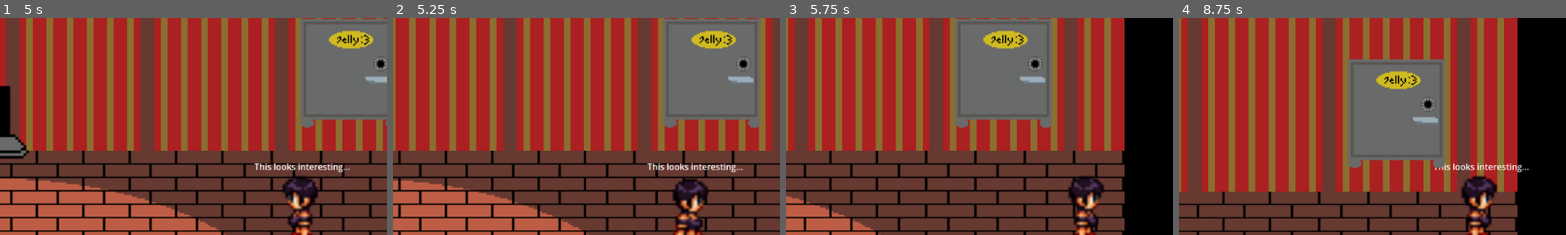
Above: before the commit, frames 1-4 (left to right).
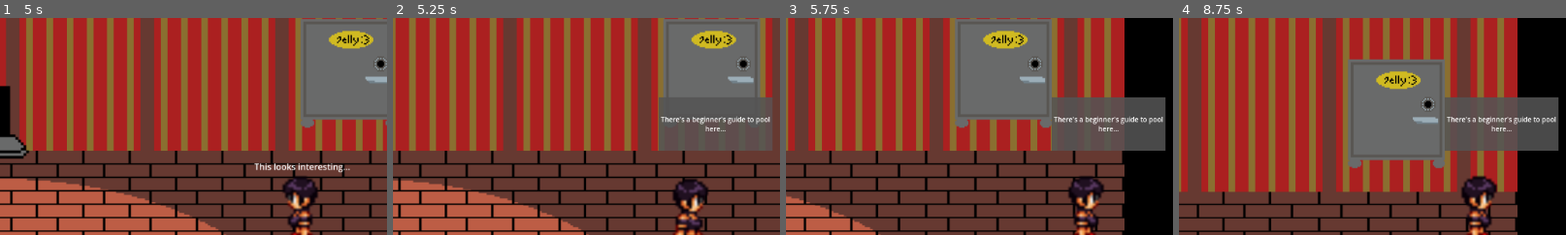
Above: after the commit, the same moments.

Repository: CISC204-S26/hw4-claralg-khardy
Game: Godot game, scene res://Scenes/parlor.tscn
Same seed, same stepped clock (60 frames per second), same inputs: the game is played once before the commit and once after it. This scene is started directly instead of the project's main scene.
Inputs:
- Up to frame 1 (5 s): tap Enter at 0.5 s; hold D (walk_right) 0.53-2.03 s; tap E (interact) every 0.75 s from 0.6 to 4.35 s; tap W (walk_up) at 0.77, 1.52, 3.02, 3.77, 4.52 s; hold A (walk_left) 2.03-2.78 s; hold D (walk_right) 2.78-4.28 s; hold A (walk_left) from 4.28 s (still down)
- Up to frame 2 (5.25 s): release A (walk_left) at 5.03 s; hold D (walk_right) from 5.03 s (still down); tap E (interact) at 5.1 s
- Up to frame 3 (5.75 s): keep holding D (walk_right)
- Up to frame 4 (8.75 s): release D (walk_right) at 5.78 s; hold A (walk_left) 5.78-7.28 s; tap E (interact) every 0.75 s from 5.85 to 8.1 s; tap W (walk_up) at 6.02, 6.77, 7.52 s; hold D (walk_right) from 7.28 s (still down)
The pictures show only the part of the screen within x 11-61%, y 0-50%; the shares and areas given below are measured in that part.

Frame 1 is identical in both runs. In frame 2, 5.1% of the frame differs, in the area x 65-98%, y 36-72%; in frame 3, 7.2%; in frame 4, 7.6%, in the area x 66-98%, y 36-72%.

Commit message:
further furnished the living space and added other random things

Diff:
--- a/emoh-enog/Scenes/living_space.tscn
+++ b/emoh-enog/Scenes/living_space.tscn
@@ -3,6 +3,16 @@
 [ext_resource type="Texture2D" uid="uid://cju0fxbbhmidr" path="res://Assets/Sprites/Wallpaper.png" id="1_ooprq"]
 [ext_resource type="Texture2D" uid="uid://bldn2lt45mk4k" path="res://Assets/Sprites/PlanksTexture.png" id="2_52lfc"]
 [ext_resource type="PackedScene" uid="uid://cbxuiay41iicq" path="res://Scenes/invisible_walls.tscn" id="3_l04r7"]
+[ext_resource type="Texture2D" uid="uid://cqmon862004nt" path="res://Assets/Sprites/Dresser.png" id="4_52lfc"]
+[ext_resource type="Texture2D" uid="uid://borys0e2a0e6u" path="res://Assets/Sprites/Bed.png" id="5_l04r7"]
+[ext_resource type="Texture2D" uid="uid://8y2a55t6p22r" path="res://Assets/Sprites/Lamp.png" id="6_313kx"]
+[ext_resource type="Texture2D" uid="uid://dh8lk1nvxqnth" path="res://Assets/Sprites/Bookshelf.png" id="7_pyms1"]
+[ext_resource type="Texture2D" uid="uid://dbxnn8lh5bf1i" path="res://Assets/Sprites/Rug.png" id="8_bv5ku"]
+[ext_resource type="Texture2D" uid="uid://dw37scqdusuw6" path="res://Assets/Sprites/PictureFrame.png" id="9_bymhj"]
+[ext_resource type="Texture2D" uid="uid://yaklkml1h5a5" path="res://Assets/Sprites/claraenaPicture.png" id="10_1t30t"]
+[ext_resource type="Texture2D" uid="uid://d3kcy7ioc057o" path="res://Assets/Sprites/dogMemePicture.png" id="11_ksogy"]
+[ext_resource type="Texture2D" uid="uid://bbto02f8skxv1" path="res://Assets/Sprites/LossPicture.png" id="12_qqgka"]
+[ext_resource type="Texture2D" uid="uid://b4fw3huy0t67g" path="res://Assets/Sprites/icon.svg" id="13_12vfs"]
 
 [node name="Living space" type="Node2D" unique_id=267068913]
 
@@ -116,4 +126,79 @@
 position = Vector2(1158, -428)
 rotation = 1.5707964
 
-[node name="Interactables" type="Node" parent="." unique_id=595566112]
+[node name="Furniture" type="Node" parent="." unique_id=595566112]
+
+[node name="Dresser1" type="Sprite2D" parent="Furniture" unique_id=1391701491]
+position = Vector2(1005.75, -56.5)
+scale = Vector2(1.3674996, 2.045)
+texture = ExtResource("4_52lfc")
+
+[node name="Bed" type="Sprite2D" parent="Furniture" unique_id=63123195]
+position = Vector2(383.5, -6.5000224)
+scale = Vector2(2.5649998, 2.5649998)
+texture = ExtResource("5_l04r7")
+
+[node name="Lamp" type="Sprite2D" parent="Furniture" unique_id=2106493493]
+position = Vector2(968.00006, -167)
+scale = Vector2(1.66, 1.66)
+texture = ExtResource("6_313kx")
+
+[node name="Bookshelf" type="Sprite2D" parent="Furniture" unique_id=449024628]
+position = Vector2(789, -114)
+scale = Vector2(3.46, 3.46)
+texture = ExtResource("7_pyms1")
+
+[node name="Rug" type="Sprite2D" parent="Furniture" unique_id=564591886]
+position = Vector2(385, 223)
+scale = Vector2(3.69, 3.69)
+texture = ExtResource("8_bv5ku")
+
+[node name="Pictures" type="Node" parent="." unique_id=700238335]
+
+[node name="Frame1" type="Sprite2D" parent="Pictures" unique_id=1693629438]
+position = Vector2(218, -253)
+texture = ExtResource("9_bymhj")
+
+[node name="Picture1" type="Sprite2D" parent="Pictures/Frame1" unique_id=164320695]
+show_behind_parent = true
+position = Vector2(0.862072, 0.25)
+scale = Vector2(0.9022988, 0.9022989)
+texture = ExtResource("10_1t30t")
+
+[node name="Frame2" type="Sprite2D" parent="Pictures" unique_id=455174672]
+position = Vector2(392, -358)
+texture = ExtResource("9_bymhj")
+
+[node name="Picture2" type="Sprite2D" parent="Pictures/Frame2" unique_id=1072488368]
+show_behind_parent = true
+position = Vector2(-0.40426636, 0.50001526)
+scale = Vector2(1.6808513, 1.6808513)
+texture = ExtResource("11_ksogy")
+
+[node name="Frame3" type="Sprite2D" parent="Pictures" unique_id=1933176004]
+position = Vector2(502, -193)
+scale = Vector2(1.18, 1.18)
+texture = ExtResource("9_bymhj")
+
+[node name="Picture3" type="Sprite2D" parent="Pictures/Frame3" unique_id=2046825811]
+
+[node name="Frame4" type="Sprite2D" parent="Pictures" unique_id=616492226]
+position = Vector2(596.5, -333.5)
+scale = Vector2(0.71, 0.71)
+texture = ExtResource("9_bymhj")
+
+[node name="Picture4" type="Sprite2D" parent="Pictures/Frame4" unique_id=78726065]
+show_behind_parent = true
+position = Vector2(-2.0503998e-05, 2.0503998e-05)
+scale = Vector2(0.80281657, 0.80281657)
+texture = ExtResource("12_qqgka")
+
+[node name="Frame5" type="Sprite2D" parent="Pictures" unique_id=693308442]
+position = Vector2(1045, -317)
+texture = ExtResource("9_bymhj")
+
+[node name="Picture5" type="Sprite2D" parent="Pictures/Frame5" unique_id=1259356916]
+show_behind_parent = true
+position = Vector2(0.49998665, -0.49998665)
+scale = Vector2(0.69531274, 0.69531274)
+texture = ExtResource("13_12vfs")
--- a/emoh-enog/Scenes/parlor.tscn
+++ b/emoh-enog/Scenes/parlor.tscn
@@ -81,7 +81,7 @@
 horizontal_alignment = 1
 vertical_alignment = 1
 
-[node name="Label" type="Label" parent="Player/Camera2D" unique_id=1033645465]
+[node name="InterestLabel" type="Label" parent="Player/Camera2D" unique_id=1033645465]
 visible = false
 show_behind_parent = true
 anchors_preset = 5
--- a/emoh-enog/Scripts/Inspectable.gd
+++ b/emoh-enog/Scripts/Inspectable.gd
@@ -19,15 +19,16 @@
 			get_tree().change_scene_to_file("res://Scenes/foyer.tscn")
 			#$"../../Player".position ==
 
+	if Input.is_action_just_pressed("interact"):
+		$"../../Player/Camera2D/TextBox/TextBoxColor".visible = true
+		$"../../Player/Camera2D/InterestLabel".visible = false
+
 	if interaction_name == "PoolBookArea":
 		print("a pool book!")
-		$"../../Player/Camera2D/TextBox/TextBoxColor".visible = true
-		$"../../Player/Camera2D/Label".visible = false
-		$"../../Player/Camera2D/TextBox/TextBoxColor/Dialogue".text == "There's a beginner's guide to pool here..."
+		$"../../Player/Camera2D/TextBox/TextBoxColor/Dialogue".text = "There's a beginner's guide to pool here..."
 
 
 	if interaction_name == "EvilPlant":
-		$Player/Camera2D/TextBox/TextBoxColor/Dialogue.text = ""
 		$Player/Camera2D/TextBox/TextBoxColor/Dialogue.text = "It tried to bite me..."
 
 	#if interaction_name == "":
--- a/emoh-enog/Scripts/player.gd
+++ b/emoh-enog/Scripts/player.gd
@@ -69,11 +69,11 @@
 	print("stop touching me :(")
 	#area.set_active(true)
 	nearby_interactables.append(area)
-	$Camera2D/Label.visible = true
+	$Camera2D/InterestLabel.visible = true
 
 ## Area exited signal connection
 func _on_interaction_detector_area_exited(area: Area2D):
 	print("go away")
 	#area.set_active(false)
 	nearby_interactables.erase(area)
-	$Camera2D/Label.visible = false
+	$Camera2D/InterestLabel.visible = false
--- a/emoh-enog/project.godot
+++ b/emoh-enog/project.godot
@@ -11,7 +11,7 @@
 [application]
 
 config/name="Emoh Enog"
-run/main_scene="uid://kb4khjfbgwd7"
+run/main_scene="uid://cpuwsfb1de6ae"
 config/features=PackedStringArray("4.6", "GL Compatibility")
 config/icon="res://Assets/Sprites/icon.svg"
 
Binary file added: emoh-enog/Assets/Sprites/Bed.png
Not shown, added: emoh-enog/Assets/Sprites/Bed.png.import
Binary file added: emoh-enog/Assets/Sprites/Bookshelf.png
Not shown, added: emoh-enog/Assets/Sprites/Bookshelf.png.import
Binary file added: emoh-enog/Assets/Sprites/Lamp.png
Not shown, added: emoh-enog/Assets/Sprites/Lamp.png.import
Binary file added: emoh-enog/Assets/Sprites/LossPicture.png
Not shown, added: emoh-enog/Assets/Sprites/LossPicture.png.import
Binary file added: emoh-enog/Assets/Sprites/PictureFrame.png
Not shown, added: emoh-enog/Assets/Sprites/PictureFrame.png.import
Binary file added: emoh-enog/Assets/Sprites/Rug.png
Not shown, added: emoh-enog/Assets/Sprites/Rug.png.import
(and 4 more such lines)
